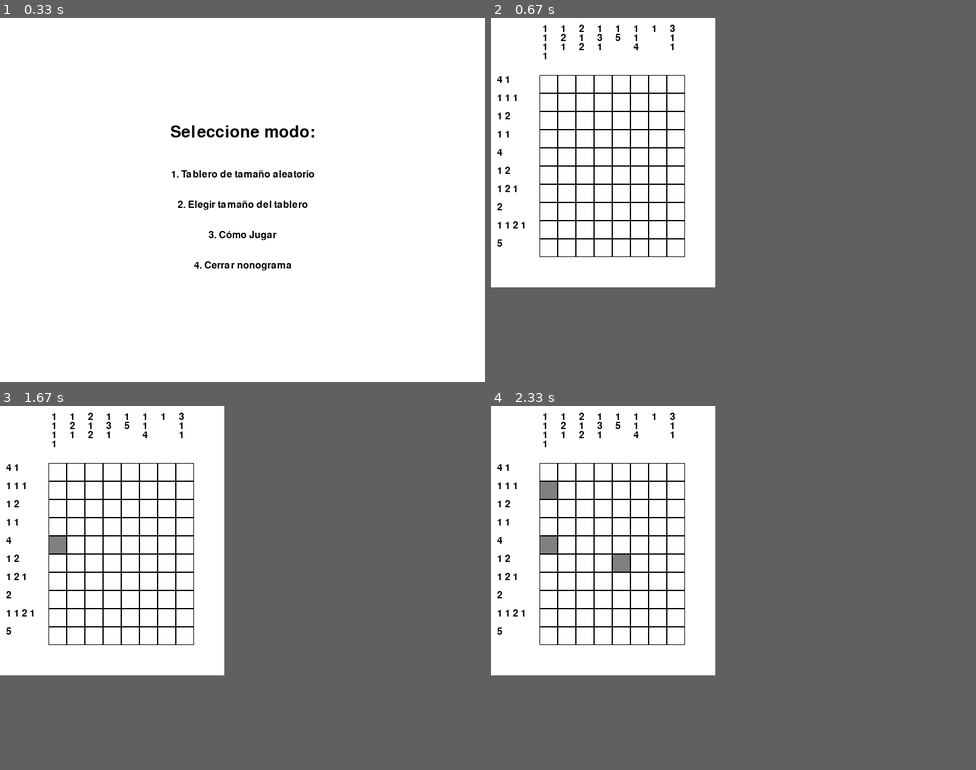
Above: before the commit, frames 1-4 (two rows, left to right).
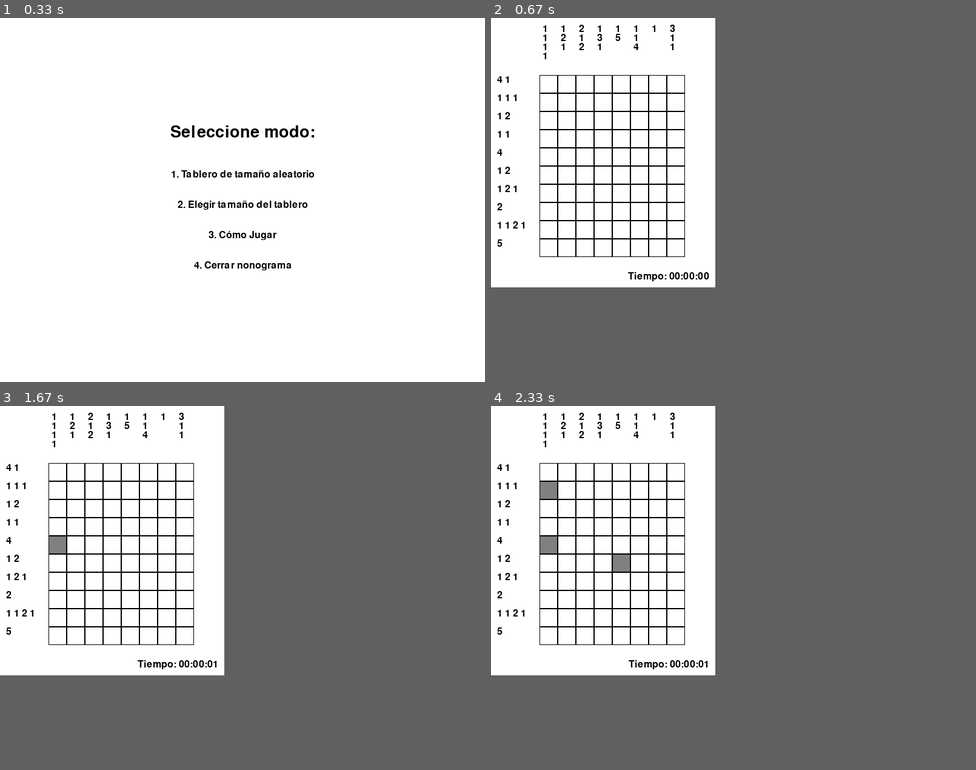
Above: after the commit, the same moments.

Repository: Rodri0819/Proyecto-Nonograma-Pygame
Game: pygame game, started from proyecto/main.py
Same seed, same stepped clock (60 frames per second), same inputs: the game is played once before the commit and once after it.
Inputs (mouse positions are in pixels of both pictures, inside the frame that each line leads up to):
- Up to frame 1 (0.33 s): no input
- Up to frame 2 (0.67 s): tap 1 at 0.33 s
- Up to frame 3 (1.67 s): tap Enter at 0.67, 1 s; click (58, 544) at 1.38 s
- Up to frame 4 (2.33 s): click (626, 562) at 1.72 s; click (549, 486) at 2.05 s

Frame 1 is identical in both runs. In frame 2, 0.2% of the frame differs, in the area x 28-45%, y 69-73%; in frame 3, 0.2%; in frame 4, 0.2%.

Commit message:
Se añade un cronometro y un menu dentro de la partida

Diff:
--- a/proyecto/grid.py
+++ b/proyecto/grid.py
@@ -12,6 +12,11 @@
         self.screen = screen  #Pantalla de Pygame donde se dibuja el tablero
         #Inicializa la cuadrícula vacía
         self.grid = [[0 for _ in range(cols)] for _ in range(rows)]
+        self.win = False
+
+    def reset(self):
+        # Reinicia el estado de la cuadrícula
+        self.grid = [[0 for _ in range(self.cols)] for _ in range(self.rows)]
         self.win = False
 
     #Método para dibujar la cuadrícula y las pistas en la pantalla
--- a/proyecto/nonogram_game.py
+++ b/proyecto/nonogram_game.py
@@ -83,53 +83,112 @@
                 elif event.type == pygame.KEYDOWN:
                     waiting = False  # Salir de las instrucciones al presionar cualquier tecla
 
+    def show_pause_menu(self,screen, width, height):
+        options = ["Resume", "Restart", "Exit"]
+        selected_option = 0  # Opción inicialmente seleccionada
+
+        while True:
+            screen.fill(WHITE)  # Rellena la pantalla con blanco
+
+            # Renderiza las opciones
+            for i, option in enumerate(options):
+                color = BLACK if i == selected_option else GRAY
+                option_surface = FONT.render(option, True, color)
+                screen.blit(option_surface, (width // 2 - option_surface.get_width() // 2, height // 2 - 50 + i * 30))
+
+            pygame.display.flip()  # Actualiza la pantalla
+
+            for event in pygame.event.get():
+                if event.type == pygame.QUIT:
+                    pygame.quit()
+                    sys.exit()
+                if event.type == pygame.KEYDOWN:
+                    if event.key == pygame.K_UP:  # Mover hacia arriba
+                        selected_option = (selected_option - 1) % len(options)
+                    elif event.key == pygame.K_DOWN:  # Mover hacia abajo
+                        selected_option = (selected_option + 1) % len(options)
+                    elif event.key == pygame.K_RETURN:  # Seleccionar opción
+                        return selected_option
+
+
     def main_loop(self):
-        while True:  #Bucle externo para reiniciar el juego
-            #Restablecer el tamaño de la pantalla al tamaño del menú
+        while True:  # Bucle externo para reiniciar el juego
+            # Restablecer el tamaño de la pantalla al tamaño del menú
             self.WIDTH = 800
             self.HEIGHT = 600
             self.screen = pygame.display.set_mode((self.WIDTH, self.HEIGHT))
 
-            #Mostrar menú inicial
+            # Mostrar menú inicial
             option = menu.show_menu(self.screen, self.WIDTH // 2, self.HEIGHT // 2)
 
             if option == "random":
-                #Generar tablero aleatorio de tamaño aleatorio
                 rows = random.randint(5, 10)
                 cols = random.randint(5, 10)
             elif option == "choose_size":
-                #Permitir al usuario ingresar el tamaño del tablero
                 rows, cols = menu.get_board_size(self.screen, self.WIDTH, self.HEIGHT)
             elif option == "tutorial":
-                self.run_tutorial()  # Llamada a la función de tutorial
-                continue  # Reinicia el menú al finalizar el tutorial
+                self.run_tutorial()
+                continue
             else:
-                #Salir del juego
                 pygame.quit()
                 sys.exit()
 
-            #Ajustar tamaño de la pantalla según el tamaño del tablero
+            # Ajustar tamaño de la pantalla según el tamaño del tablero
             self.adjust_screen_size(rows, cols)
 
-            #Generar solución y pistas
+            # Generar solución y pistas
             solution = self.generate_solution(rows, cols)
             row_clues, col_clues = utils.generate_clues(solution, rows, cols)
 
-            #Crear la cuadrícula del juego
+            # Crear la cuadrícula del juego
             grid = Grid(rows, cols, self.SQUARE_SIZE, self.TOP_MARGIN, self.LEFT_MARGIN, self.screen)
 
+            # Iniciar el cronómetro
+            start_time = pygame.time.get_ticks()  # Tiempo en milisegundos
             running = True
             while running:
                 for event in pygame.event.get():
                     if event.type == pygame.QUIT:
                         pygame.quit()
                         sys.exit()
-                    if event.type == pygame.MOUSEBUTTONDOWN and not grid.win:
-                        grid.handle_click(pygame.mouse.get_pos(), event.button)
+                    if event.type == pygame.KEYDOWN:
+                        if event.key == pygame.K_RETURN:  # Presiona Enter para pausar
+                            selected_option = self.show_pause_menu(self.screen, self.WIDTH, self.HEIGHT)
+
+                            if selected_option == 0:  # Resume
+                                continue  # Vuelve al juego
+                            elif selected_option == 1:  # Restart
+                               grid.reset()  # Reinicia la cuadrícula
+                            elif selected_option == 2:  # Exit
+                               running = False  # Sal de este bucle para reiniciar el juego
+                               break  # Sal del bucle mientras el juego
+
+                    if not grid.win:
+                        if event.type == pygame.MOUSEBUTTONDOWN:
+                            grid.handle_click(pygame.mouse.get_pos(), event.button)
+
+                # Calcular el tiempo transcurrido
+                elapsed_time = (pygame.time.get_ticks() - start_time) // 1000  # Convertir a segundos
+
+                # Convertir a horas, minutos y segundos
+                hours = elapsed_time // 3600
+                minutes = (elapsed_time % 3600) // 60
+                seconds = elapsed_time % 60
+
+                # Formatear el texto del cronómetro
+                time_display = f"{hours:02}:{minutes:02}:{seconds:02}"  # Formato HH:MM:SS
+
+                # Dibujar el tablero y el tiempo
                 grid.draw(row_clues, col_clues)
+                # Renderizar el tiempo en la esquina inferior derecha
+                timer_surface = FONT.render(f"Tiempo: {time_display}", True, BLACK)
+                self.screen.blit(timer_surface, (self.WIDTH - timer_surface.get_width() - 10, self.HEIGHT - timer_surface.get_height() - 10))
+
+                # Comprobar si el jugador ha ganado
                 if not grid.win and utils.check_win(grid.get_grid(), solution, rows, cols):
                     grid.display_win_message(self.WIDTH, self.HEIGHT)
                     pygame.display.flip()
                     pygame.time.delay(2000)
                     running = False
+
                 pygame.display.flip()
